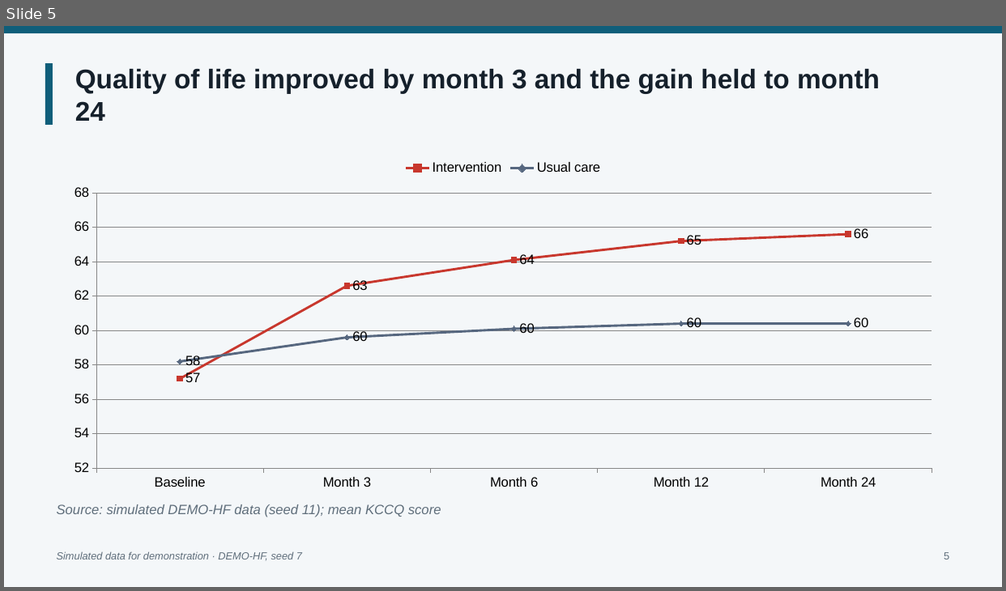
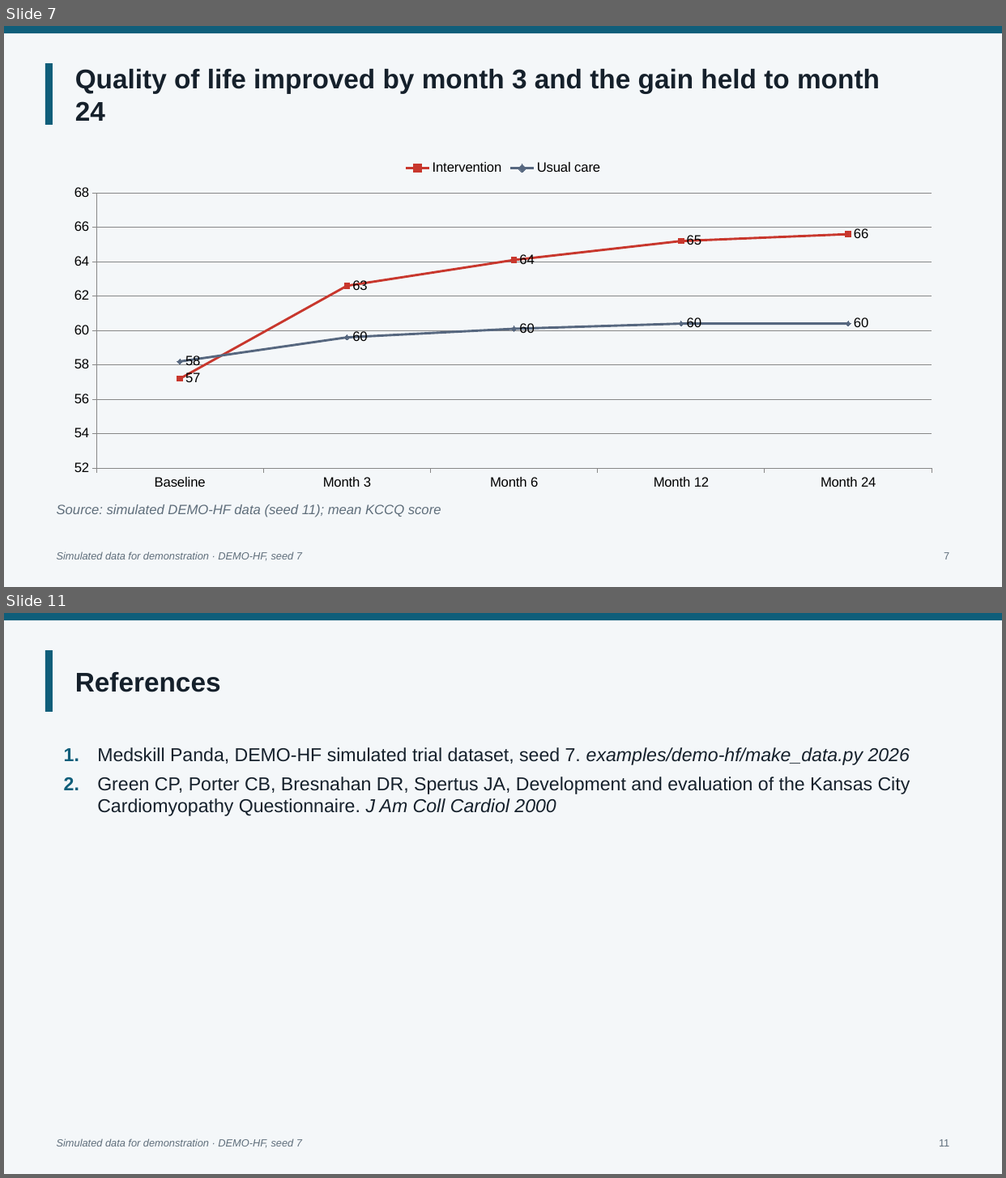
Before and after one commit to jackfeng94/medskill-panda, a slide deck: examples/demo-hf/pptx_en/out/demo-hf.pptx. Shown one above the other, each under a label of ours: slide 5 before the commit, slides 7 and 11 after it; the slides between them are not shown. The pictures are 1006x591 and 1006x1178 pixels, drawn with LibreOffice and Linux fonts; fonts in the diff are those of the drawing; background and template pictures are left out. Boxes give left, top, right and bottom in pixels: in the first picture for what was removed or moved away, otherwise in the second. Text is boxed around its words. In the diff, an @@ line names an element or a change of style, - is before the commit and + after.

```diff
--- a/examples/demo-hf/pptx_en/out/demo-hf.pptx
+++ b/examples/demo-hf/pptx_en/out/demo-hf.pptx
@@ slide 11 added at (4, 613, 1002, 1174), background #F4F7F9; not listed: 2 template elements that a slide beside it also shows @@
@@ title added at (75, 672, 221, 692), 26 pt, text #15202B, bold @@
+References
@@ text added at (64, 747, 910, 816), 18 pt, text #15202B @@
+1. Medskill Panda, DEMO-HF simulated trial dataset, seed 7. examples/demo-hf/make_data.py 2026
+2. Green CP, Porter CB, Bresnahan DR, Spertus JA, Development and evaluation of the Kansas City Cardiomyopathy Questionnaire. J Am Coll Cardiol 2000
@@ text added at (57, 1139, 302, 1148), 10 pt, text #5F6E7B, italic @@
+Simulated data for demonstration · DEMO-HF, seed 7
@@ text added at (939, 1139, 949, 1147), 10 pt, text #5F6E7B @@
+11
@@ what was slide 5 is now slide 7 @@
@@ slide 7 changed as well @@
@@ text at (944, 552, 949, 560): text changed @@
-5
+7
```
Also in this commit, not shown: 5 other slides changed, 5 other slides added, 30 other files.
